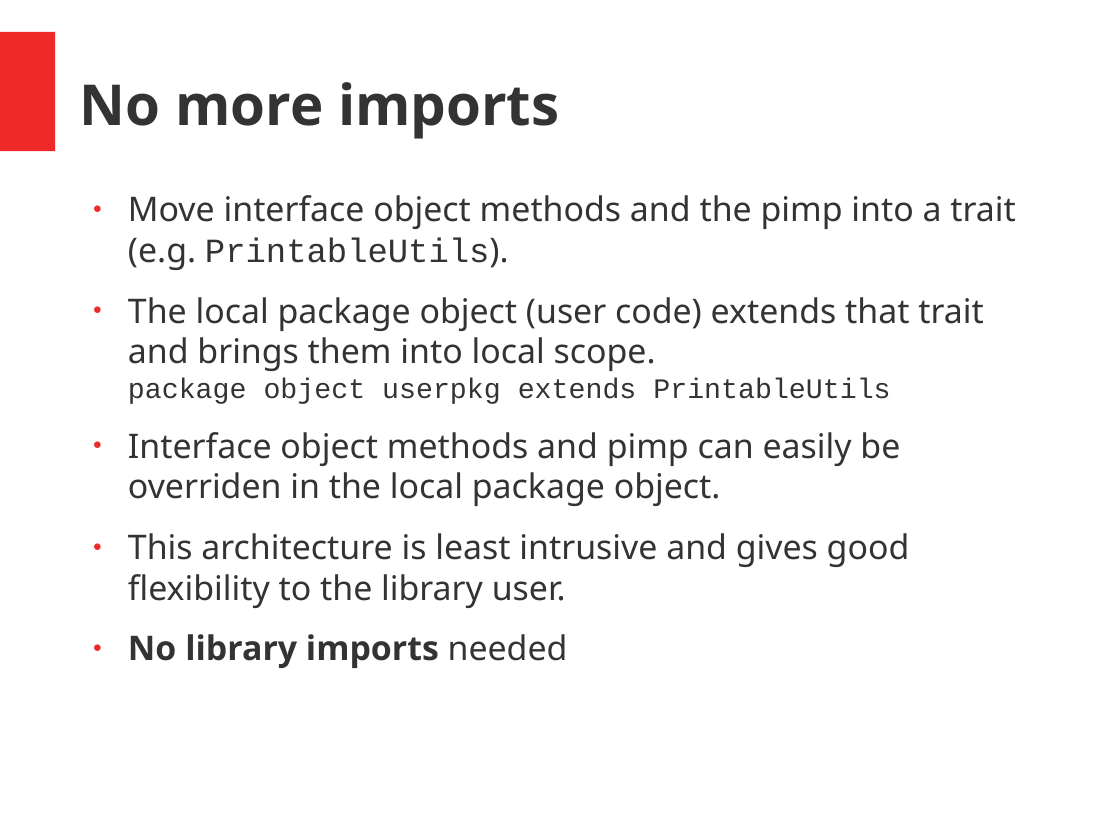
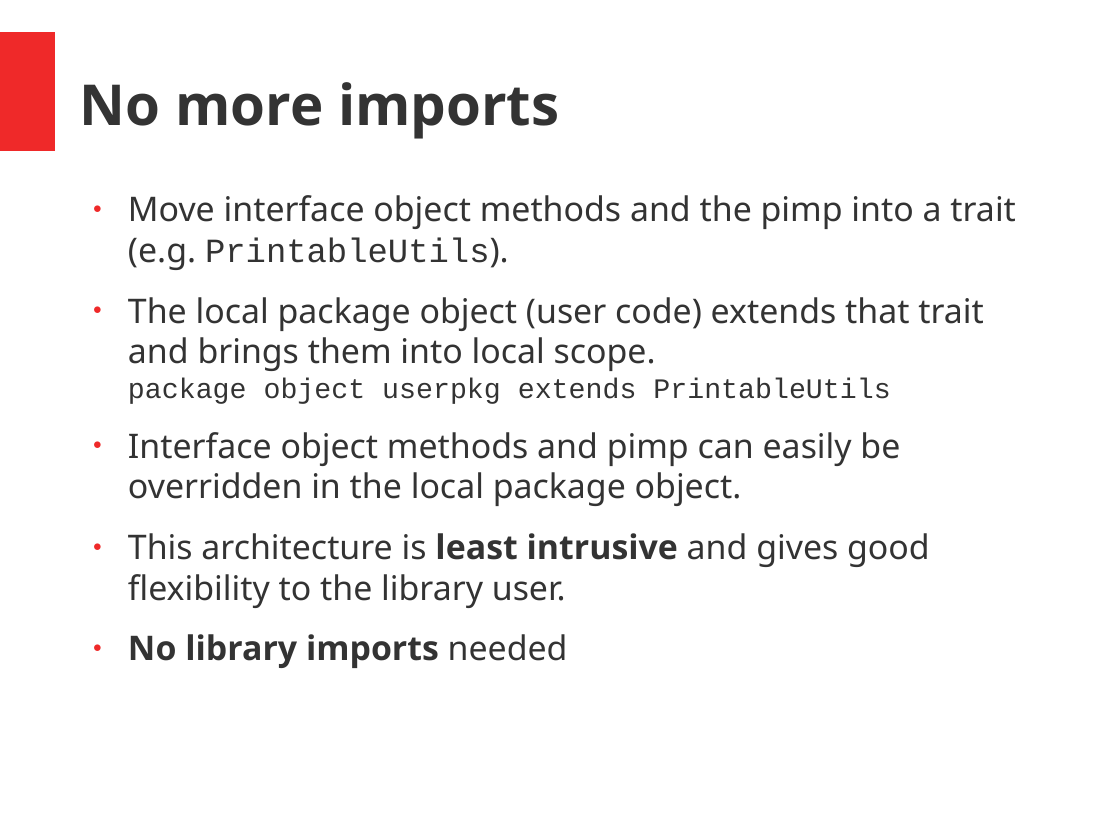
Before and after one commit to hermannhueck/typeclasses, a slide deck: slide 32 of Slides/TypeClasses.pptx (slide 31 before the commit). Drawn at 1120x840 pixels with LibreOffice and Linux fonts; fonts in the diff are those of the drawing. Boxes give left, top, right and bottom in pixels: in the first picture for what was removed or moved away, otherwise in the second. Text is boxed around its words. In the diff, an @@ line names an element or a change of style, - is before the commit and + after.

```diff
--- a/Slides/TypeClasses.pptx
+++ b/Slides/TypeClasses.pptx
@@ text at (x1=128, y1=195, x2=1015, y2=668): bold on in "least intrusive"; indent changed @@
@@ text at (x1=128, y1=432, x2=900, y2=506): text changed @@
-● Interface object methods and pimp can easily be overriden in the local package object.
+● Interface object methods and pimp can easily be overridden in the local package object.
```
Also in this commit, not shown: 34 other slides changed, 1 slide added, 1 other file.
